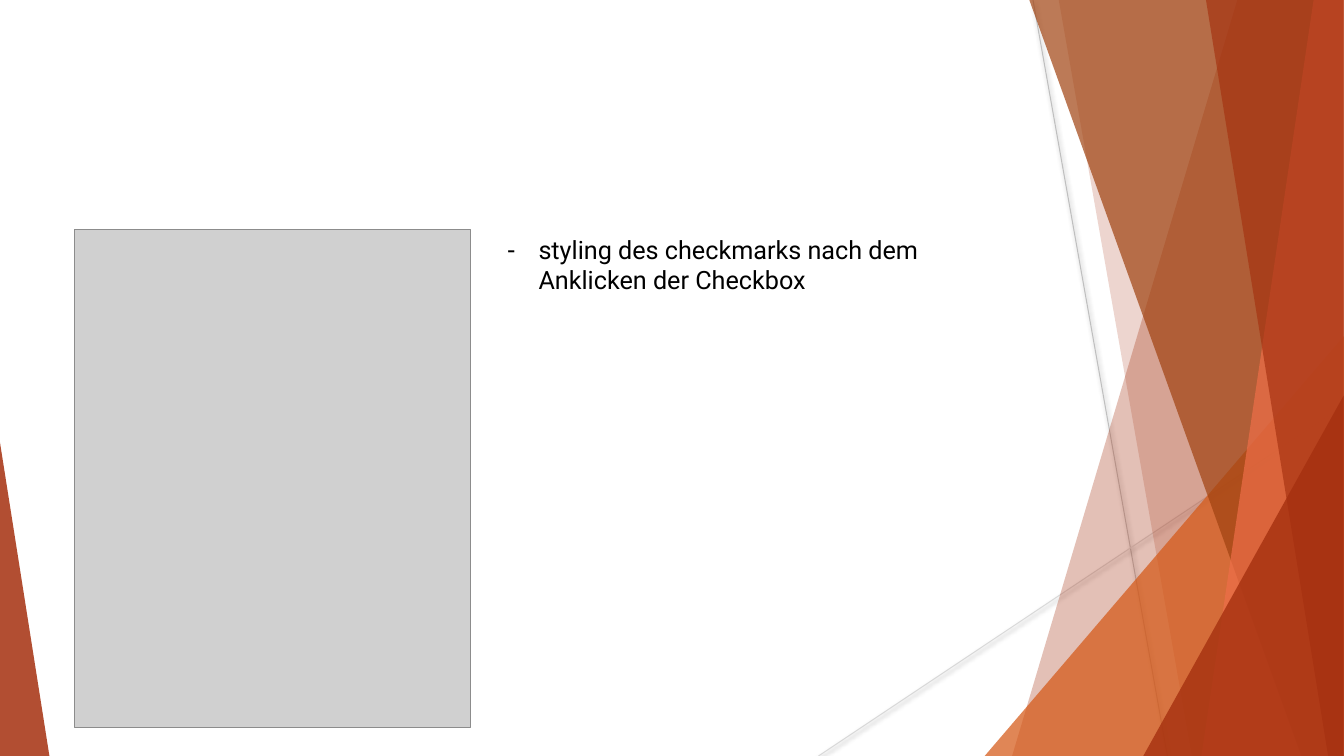
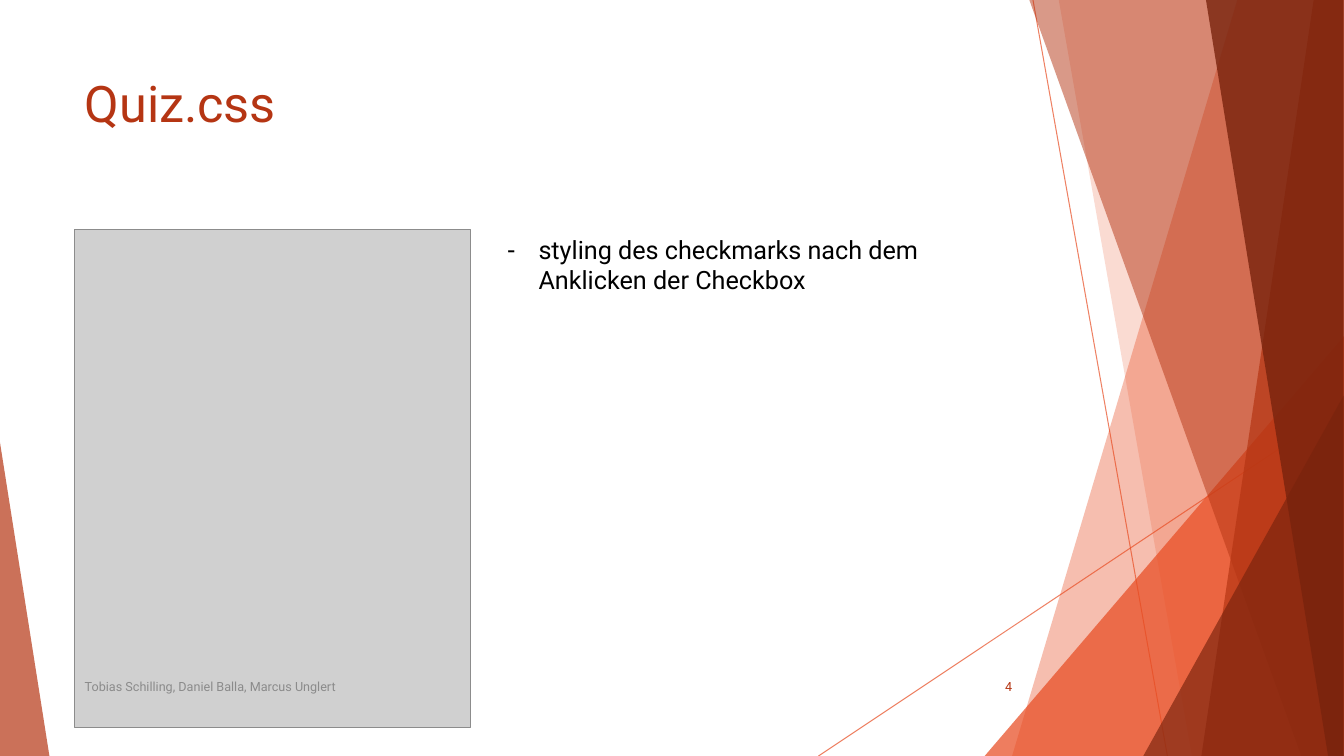
Before and after one commit to Poschinski/web-engineering-programmentwurf, a slide deck: slide 4 of docs/SportsPulse.pptx. Drawn at 1344x756 pixels with LibreOffice and Linux fonts; fonts in the diff are those of the drawing; grey boxes stand for pictures. Boxes give left, top, right and bottom in pixels: in the first picture for what was removed or moved away, otherwise in the second. Text is boxed around its words. In the diff, an @@ line names an element or a change of style, - is before the commit and + after.

```diff
--- a/docs/SportsPulse.pptx
+++ b/docs/SportsPulse.pptx
@@ freeform shape at (1012, 0, 1344, 756): fill #A5300F at 30% opacity to #E84C22 at 36% opacity @@
@@ freeform shape at (1029, 0, 1344, 756): fill #A04210 at 70% opacity to #B53513 at 50% opacity @@
@@ line (1033, 0) - (1168, 756): stroke #BFBFBF 0.75 pt to #E84C22 0.75 pt @@
@@ freeform shape at (1059, 0, 1344, 756): fill #A5300F at 20% opacity to #E84C22 at 20% opacity @@
@@ freeform shape at (1202, 0, 1344, 756): fill #EE6E4A at 70% opacity to #B53513 at 70% opacity @@
@@ freeform shape at (1206, 0, 1344, 756): fill #A5300F at 65% opacity to #78230D at 80% opacity @@
@@ title added at (85, 85, 276, 128), 36 pt, text #B53513 @@
+Quiz.css
@@ triangle at (985, 336, 1344, 756): fill #D55816 at 72% opacity to #E84C22 at 72% opacity @@
@@ line (1344, 406) - (819, 756): stroke #D9D9D9 0.75 pt to #E84C22 0.75 pt @@
@@ triangle at (1143, 396, 1344, 756): fill #A5300F at 80% opacity to #78230D at 66% opacity @@
@@ triangle at (0, 443, 49, 756): fill #A5300F at 85% opacity to #B53513 at 70% opacity @@
@@ text added at (85, 682, 336, 694), 9 pt, text #8C8C8C @@
+Tobias Schilling, Daniel Balla, Marcus Unglert
@@ page number added at (1005, 682, 1012, 691), 9 pt, text #B53513 @@
+4
```
Also in this commit, not shown: 3 other slides changed, 6 slides added, 1 slide removed, 8 other files.
